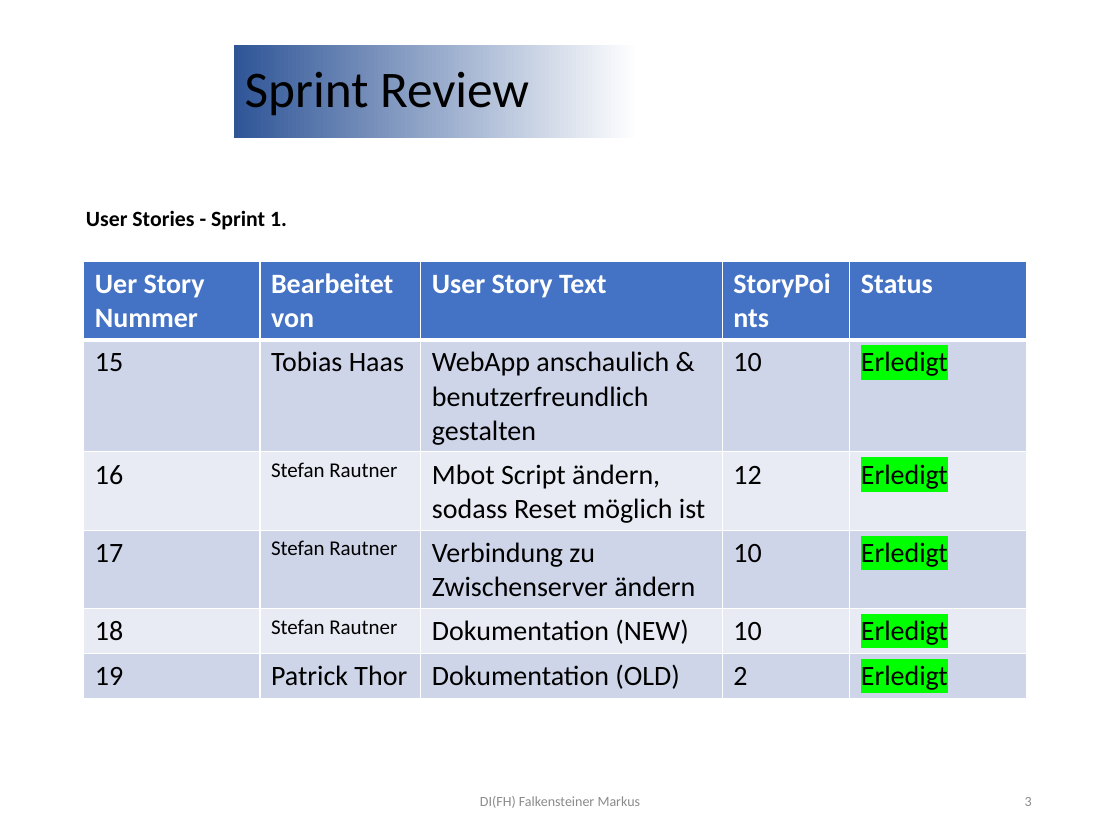
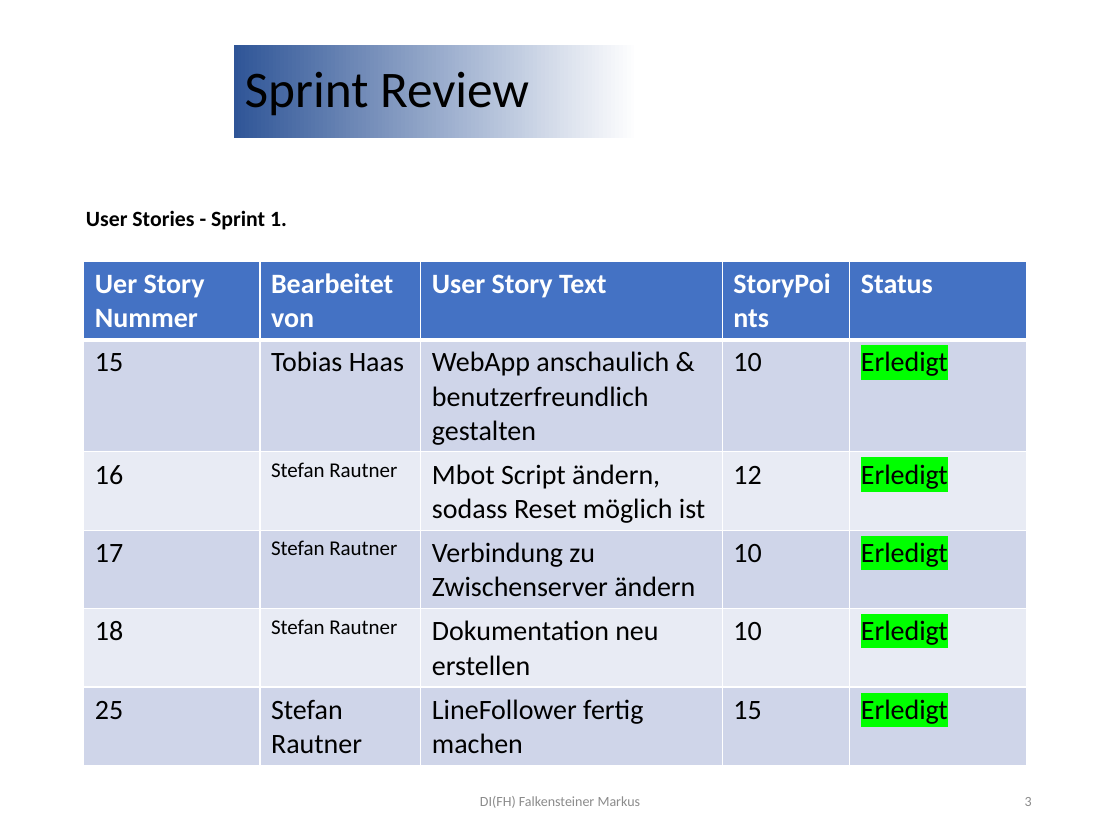
Before and after one commit to Mbot2-Group5/Dokumente, a slide deck: slide 3 of SprintReview-5.pptx. Drawn at 1120x840 pixels with LibreOffice and Linux fonts; fonts in the diff are those of the drawing; background and template pictures are left out. Boxes give left, top, right and bottom in pixels: in the first picture for what was removed or moved away, otherwise in the second. Text is boxed around its words. In the diff, an @@ line names an element or a change of style, - is before the commit and + after.

Commit message:
Update Sprint 5

```diff
--- a/SprintReview-5.pptx
+++ b/SprintReview-5.pptx
@@ table at box(84, 261, 1027, 758) @@
-row 5, column 3: Dokumentation (NEW)
+row 5, column 3: Dokumentation neu erstellen
-row 6: 19 | Patrick Thor | Dokumentation (OLD) | 2 | Erledigt
+row 6: 25 | Stefan Rautner | LineFollower fertig machen | 15 | Erledigt
```
Also in this commit, not shown: 4 other slides changed, 1 other file.
